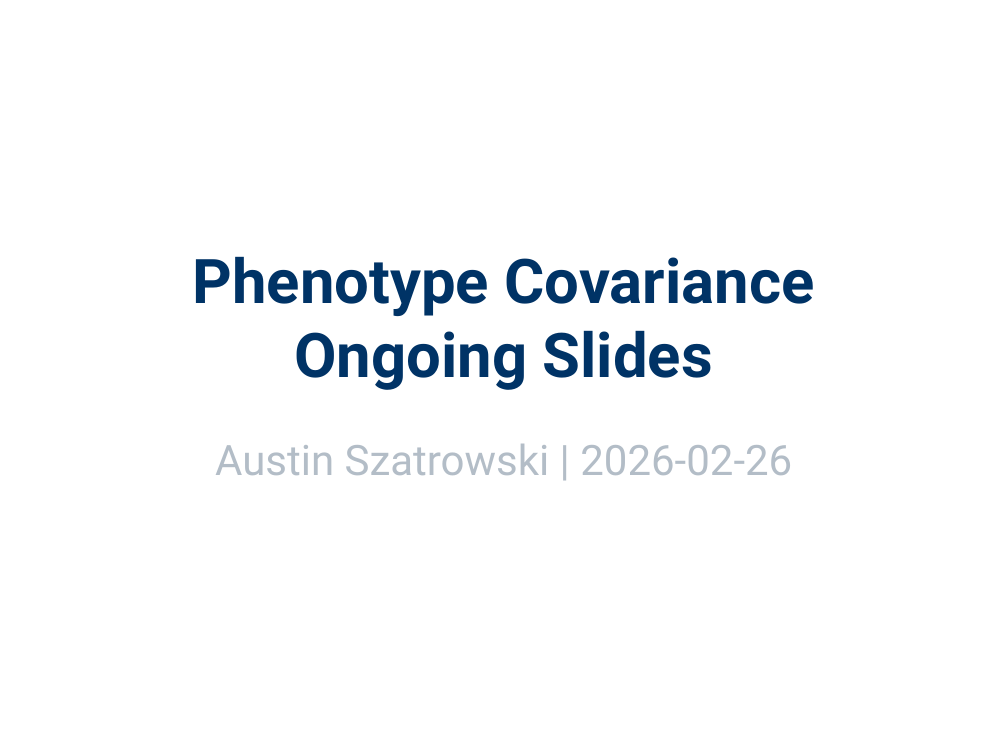
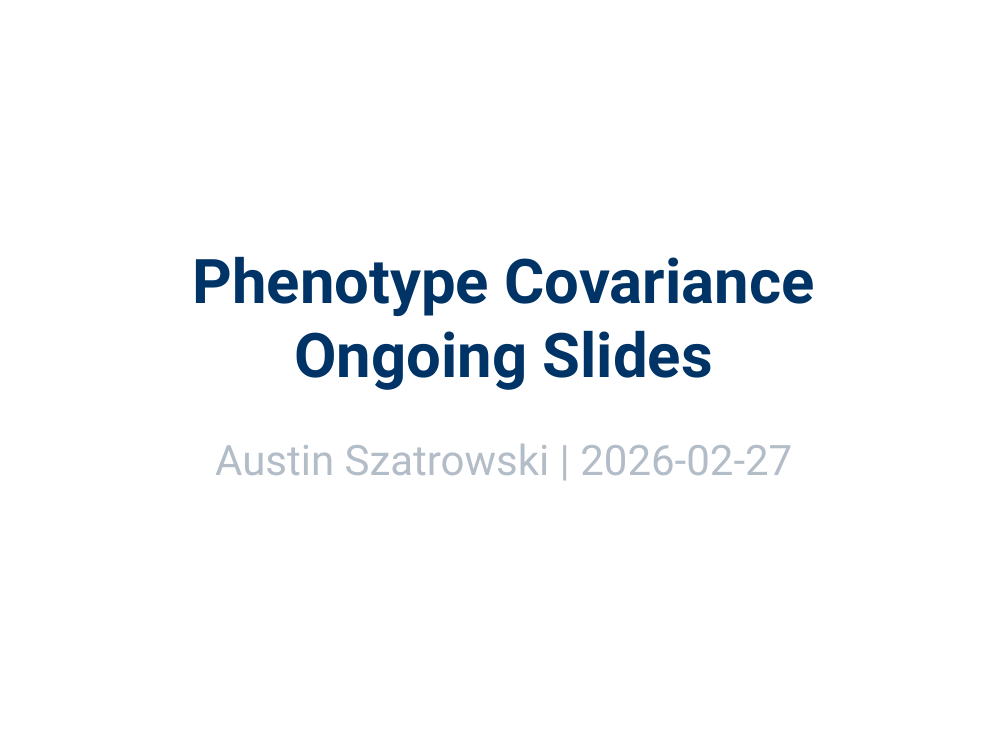
Before and after one commit to aszatrowski/glitch-matrix-alts, a slide deck: slide 1 of export/results.pptx. Drawn at 1008x756 pixels with LibreOffice and Linux fonts; fonts in the diff are those of the drawing. Boxes give left, top, right and bottom in pixels: in the first picture for what was removed or moved away, otherwise in the second. Text is boxed around its words. In the diff, an @@ line names an element or a change of style, - is before the commit and + after.

```diff
--- a/export/results.pptx
+++ b/export/results.pptx
@@ subtitle at (215, 444, 792, 475): text changed @@
-Austin Szatrowski | 2026-02-26
+Austin Szatrowski | 2026-02-27
```
Also in this commit, not shown: 3 slides added, 1 slide removed, 4 other files.
